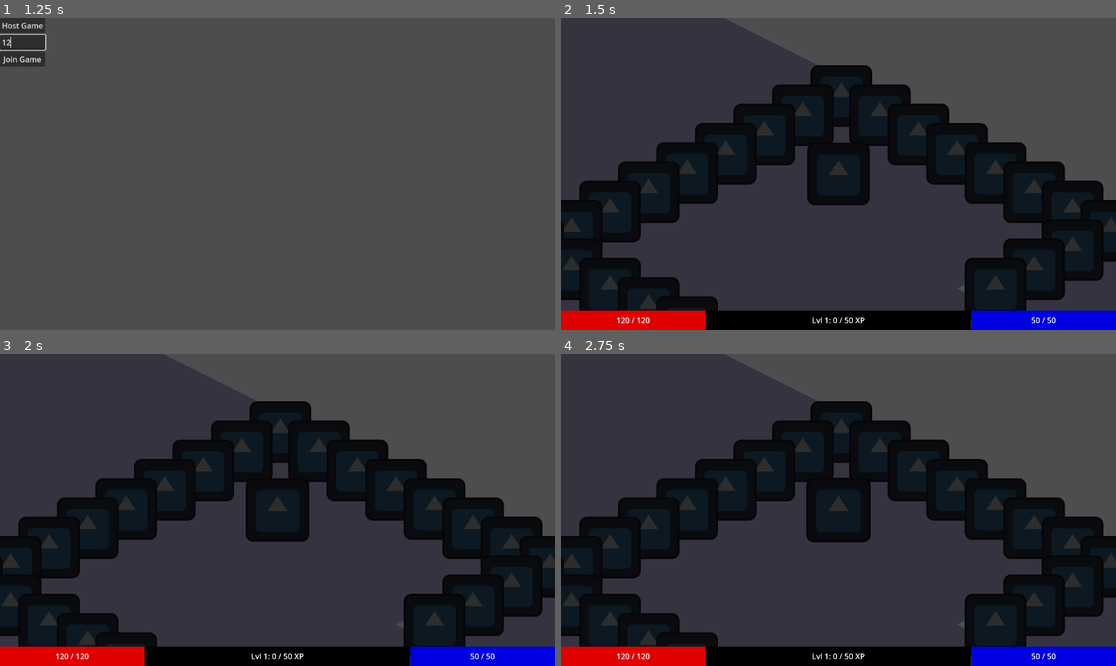
Above: before the commit, frames 1-4 (two rows, left to right).
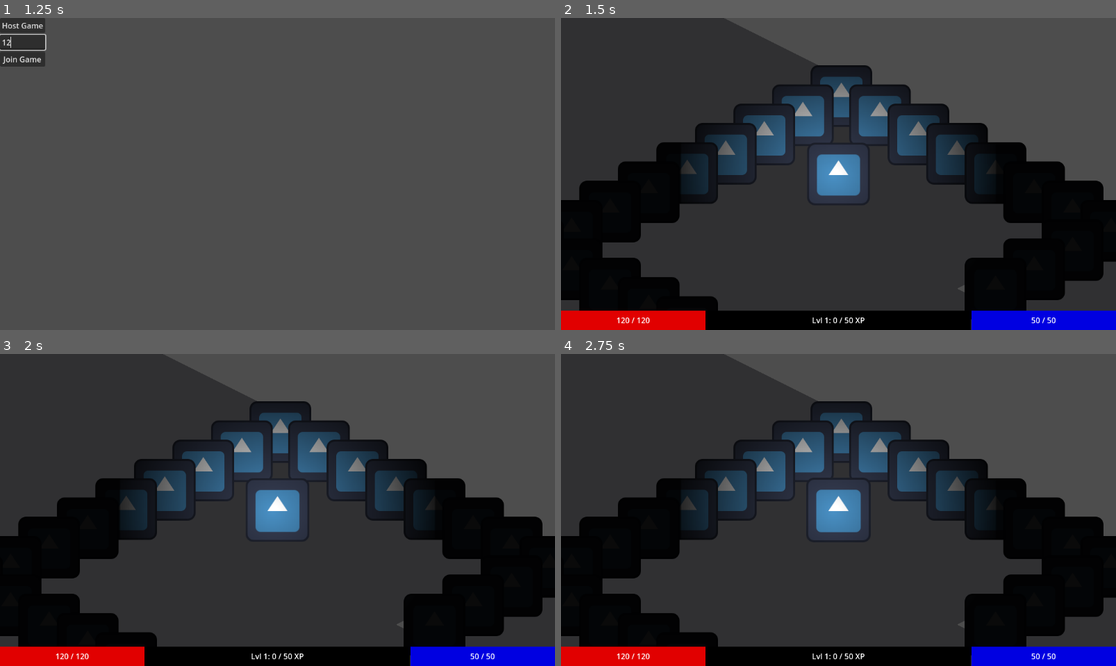
Above: after the commit, the same moments.

Repository: PietPadda/Godot_2D_ARPG
Game: Godot game, scene res://scenes/ui/main_menu.tscn
Same seed, same stepped clock (60 frames per second), same inputs: the game is played once before the commit and once after it. The engine's default icon, where the game draws it, is replaced by a stand-in: a white triangle on a blue panel in a dark square.
Inputs (mouse positions are in pixels of both pictures, inside the frame that each line leads up to):
- Up to frame 1 (1.25 s): click (22, 42) at 0.52 s; type "12" at 0.6 s
- Up to frame 2 (1.5 s): click "Host Game" at 1.25 s
- Up to frame 3 (2 s): no input
- Up to frame 4 (2.75 s): tap Enter at 2 s; move the mouse to (960, 494) at 2.02 s; hold E (interact) from 2.03 s (still down); click (960, 494) at 2.17 s

Frame 1 is identical in both runs. In frame 2, 17% of the frame differs, in the area x 0-100%, y 18-94%; in frame 3, 17%; in frame 4, 17%.

Commit message:
feat(player): add PointLight2D to create a light source

Diff:
--- a/scenes/levels/main.tscn
+++ b/scenes/levels/main.tscn
@@ -605,4 +605,4 @@
 spawn_path = NodePath("../ProjectileContainer")
 
 [node name="CanvasModulate" type="CanvasModulate" parent="."]
-color = Color(0.1764706, 0.1764706, 0.1764706, 1)
+color = Color(0.039215688, 0.039215688, 0.039215688, 1)
--- a/scenes/player/player.tscn
+++ b/scenes/player/player.tscn
@@ -135,6 +135,17 @@
 properties/1/spawn = false
 properties/1/replication_mode = 1
 
+[sub_resource type="Gradient" id="Gradient_ioxgp"]
+colors = PackedColorArray(1, 1, 1, 1, 0, 0, 0, 1)
+
+[sub_resource type="GradientTexture2D" id="GradientTexture2D_cnsyf"]
+gradient = SubResource("Gradient_ioxgp")
+width = 150
+height = 150
+fill = 1
+fill_from = Vector2(0.48433048, 0.50427353)
+fill_to = Vector2(0.051282052, 0.84045583)
+
 [node name="Player" type="CharacterBody2D" groups=["characters", "player"]]
 collision_layer = 4
 collision_mask = 9
@@ -247,3 +258,8 @@
 
 [node name="MultiplayerSynchronizer" type="MultiplayerSynchronizer" parent="."]
 replication_config = SubResource("SceneReplicationConfig_ioxgp")
+
+[node name="PointLight2D" type="PointLight2D" parent="."]
+position = Vector2(0, -1)
+scale = Vector2(4.373, 4)
+texture = SubResource("GradientTexture2D_cnsyf")
Not shown: 1 places in scenes/player/player.tscn that only renumber resources
